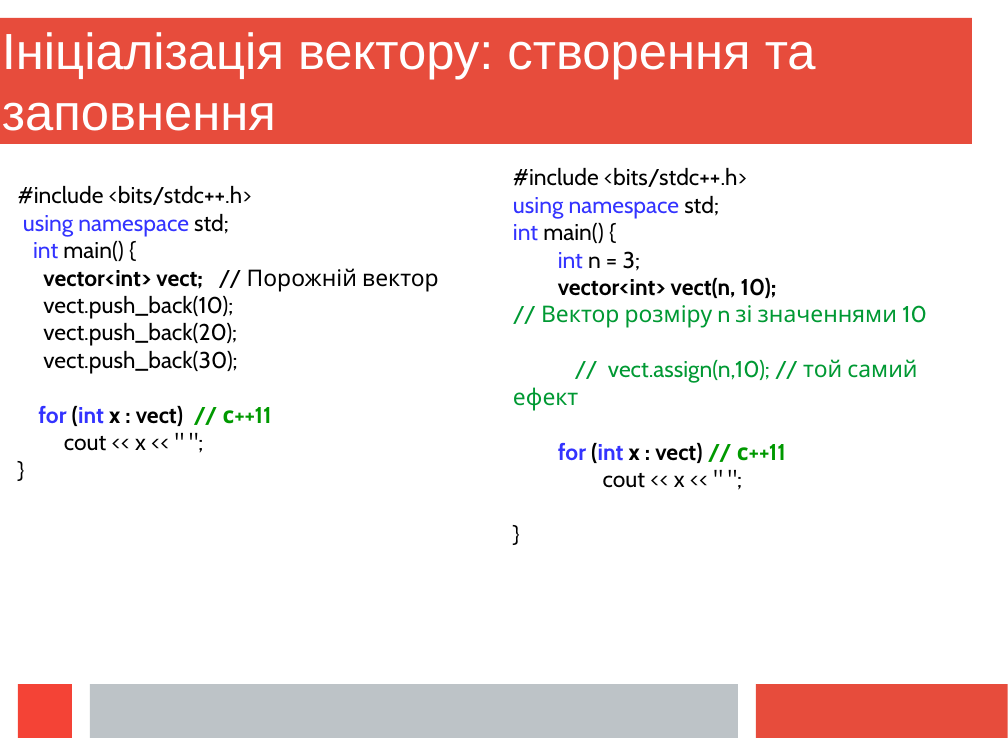
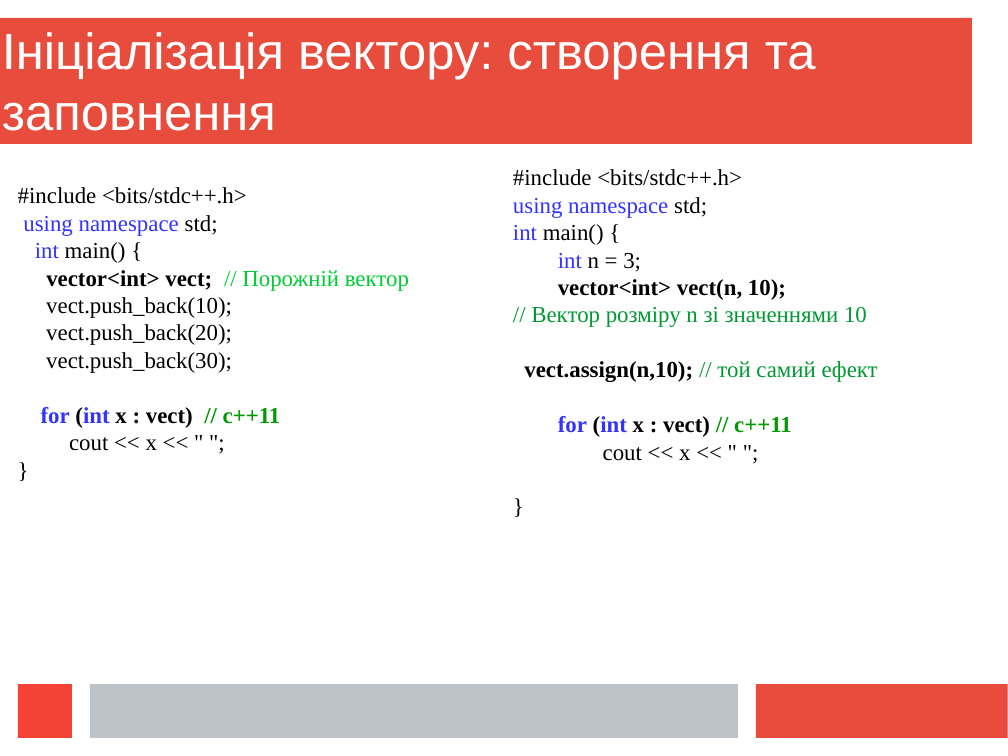
Before and after one commit to mecchmatProjects/CppCourse, a slide deck: slide 30 of Lect12/CppUkrTutor12_1.ppt. Drawn at 1008x756 pixels with LibreOffice and Linux fonts; fonts in the diff are those of the drawing. Boxes give left, top, right and bottom in pixels: in the first picture for what was removed or moved away, otherwise in the second. Text is boxed around its words. In the diff, an @@ line names an element or a change of style, - is before the commit and + after.

```diff
--- a/Lect12/CppUkrTutor12_1.ppt
+++ b/Lect12/CppUkrTutor12_1.ppt
@@ text "#include <bits/stdc++.h>" at [18, 187, 409, 451]: font Cabin to Times New Roman; text colour #000000 to #00CC33 in "// Порожній вектор" @@
@@ text at [513, 169, 867, 461]: font Cabin to Times New Roman in "#include <bits/stdc++.h>", "using namespace std;", "int main() {", "int n = 3;" and 5 more places @@
@@ text at [524, 361, 878, 382]: text changed; font Cabin to Times New Roman; text colour #009933 to #000000; bold on @@
-// vect.assign(n,10); // той самий ефект
+vect.assign(n,10); // той самий ефект
```
Also in this commit, not shown: 21 other slides changed, 6 other files.
